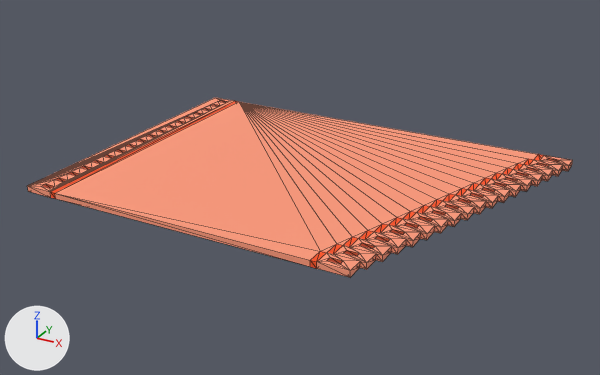
The OBJ model Game Dev 2/Assets/Models/Tracks/Split_0/Lava Zone/Split_0-1.obj as it was, and as the next commit left it.
Camera for both pictures: a 50 mm lens placed at (60.9, -114.2, 54.9), pointed at (-1.1, -1.5, -1.4). Lighting does not change. The marker at lower left points along +X, +Y and +Z. Mesh edges are drawn as thin lines. Where no turn or scale is listed for an object, it has been applied to the vertices. Vertices at the same position are counted once.

In view in the first picture: 'Split_0-1'.
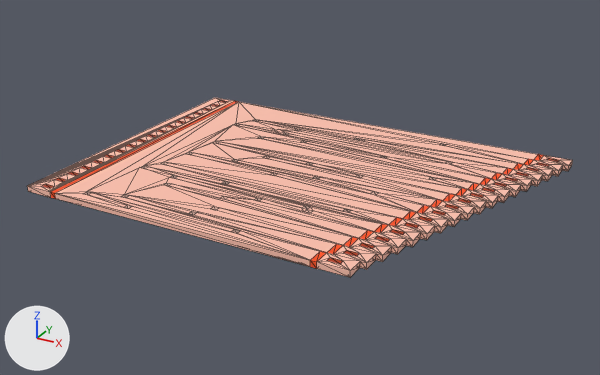
What the commit changed:
me_split_0_1 is used by ob_split_0_1; location (0.0, 0.0, 0.0).
me_split_0_1 had 482 vertices, 960 faces and spanned x -37.5..37.5, y -27.0..27.0, z 0.0..1.0.
me_split_0_1 now has 780 vertices, 1556 faces and spans x -37.5..37.5, y -27.0..27.0, z 0.0..1.0.
me_split_0_1 part 1: 298 vertices added at x -27.5..19.5, y -26.0..24.0, z 0.0..1.0.

Pixel boxes [x1, y1, x2, y2] of what changed, in the pictures (600 x 375 px):
part 1 of me_split_0_1, added (beige): after [56, 102, 527, 260]
